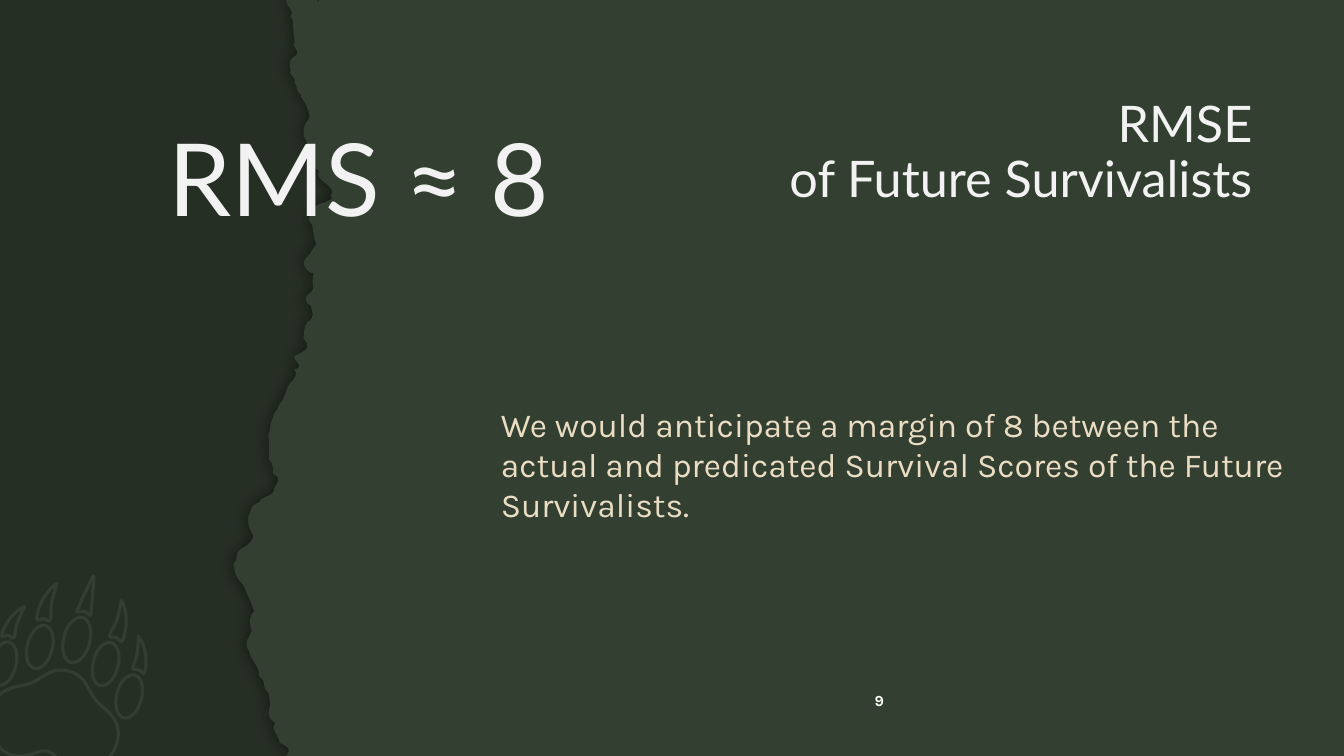
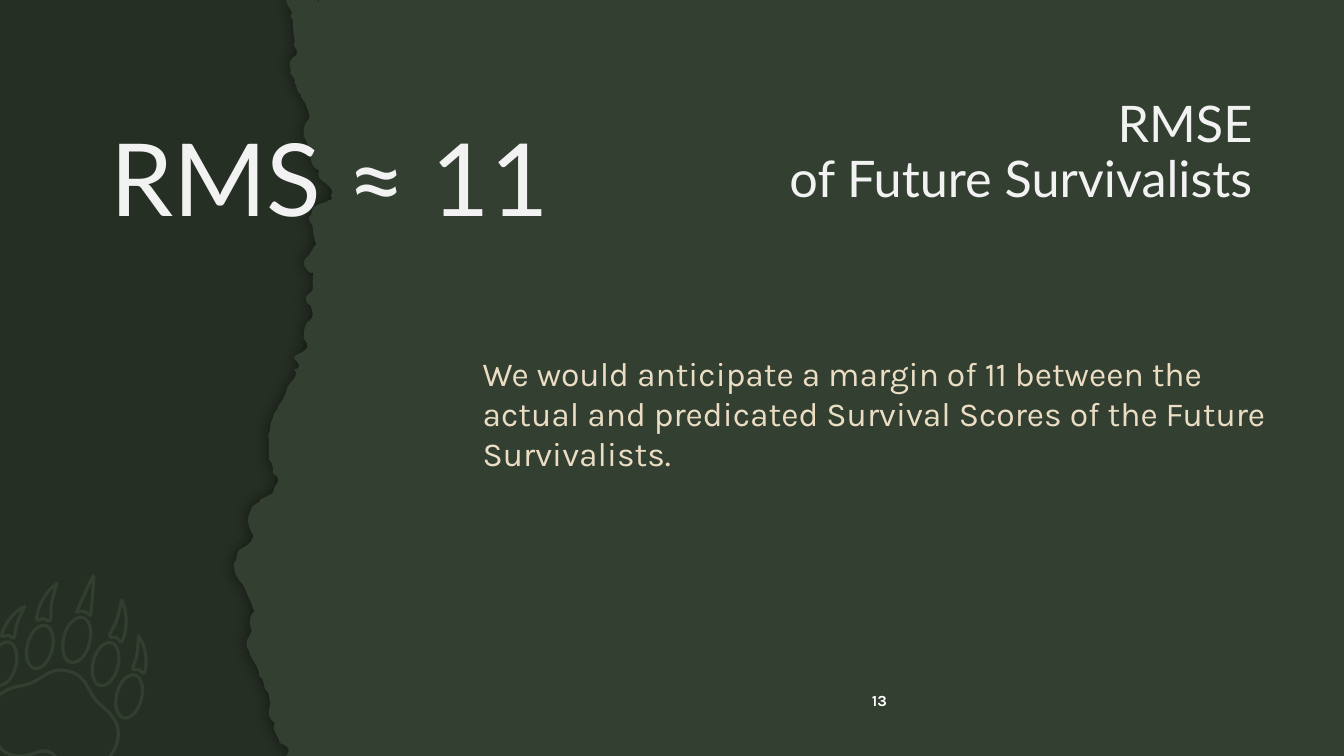
Before and after one commit to 2026-spring-machine-learning/mad-2026-spring-ml-algorithms, a slide deck: slide 13 of linear_regression/Survival Score Review and Predictions.pptx (slide 9 before the commit). Drawn at 1344x756 pixels with LibreOffice and Linux fonts; fonts in the diff are those of the drawing; background and template pictures are left out. Boxes give left, top, right and bottom in pixels: in the first picture for what was removed or moved away, otherwise in the second. Text is boxed around its words. In the diff, an @@ line names an element or a change of style, - is before the commit and + after.

```diff
--- a/linear_regression/Survival Score Review and Predictions.pptx
+++ b/linear_regression/Survival Score Review and Predictions.pptx
@@ text at (110,143,549,217): text changed @@
-RMS ≈ 8
+RMS ≈ 11
@@ text at (483,363,1265,467): text changed @@
-We would anticipate a margin of 8 between the actual and predicated Survival Scores of the Future Survivalists.
+We would anticipate a margin of 11 between the actual and predicated Survival Scores of the Future Survivalists.
@@ page number at (872,696,887,706): text changed @@
-9
+13
```
Also in this commit, not shown: 6 other slides changed, 4 slides added, 1 other file.
